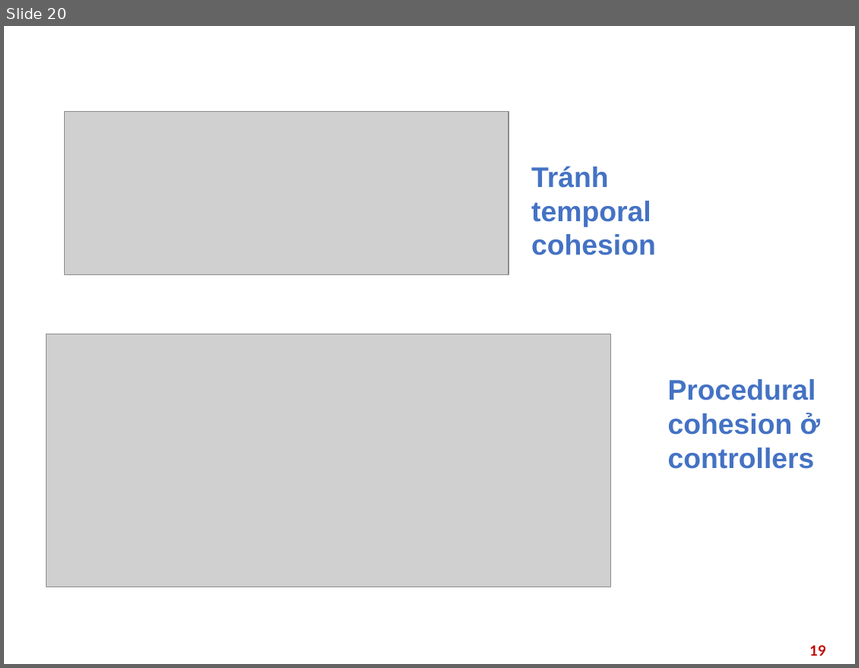
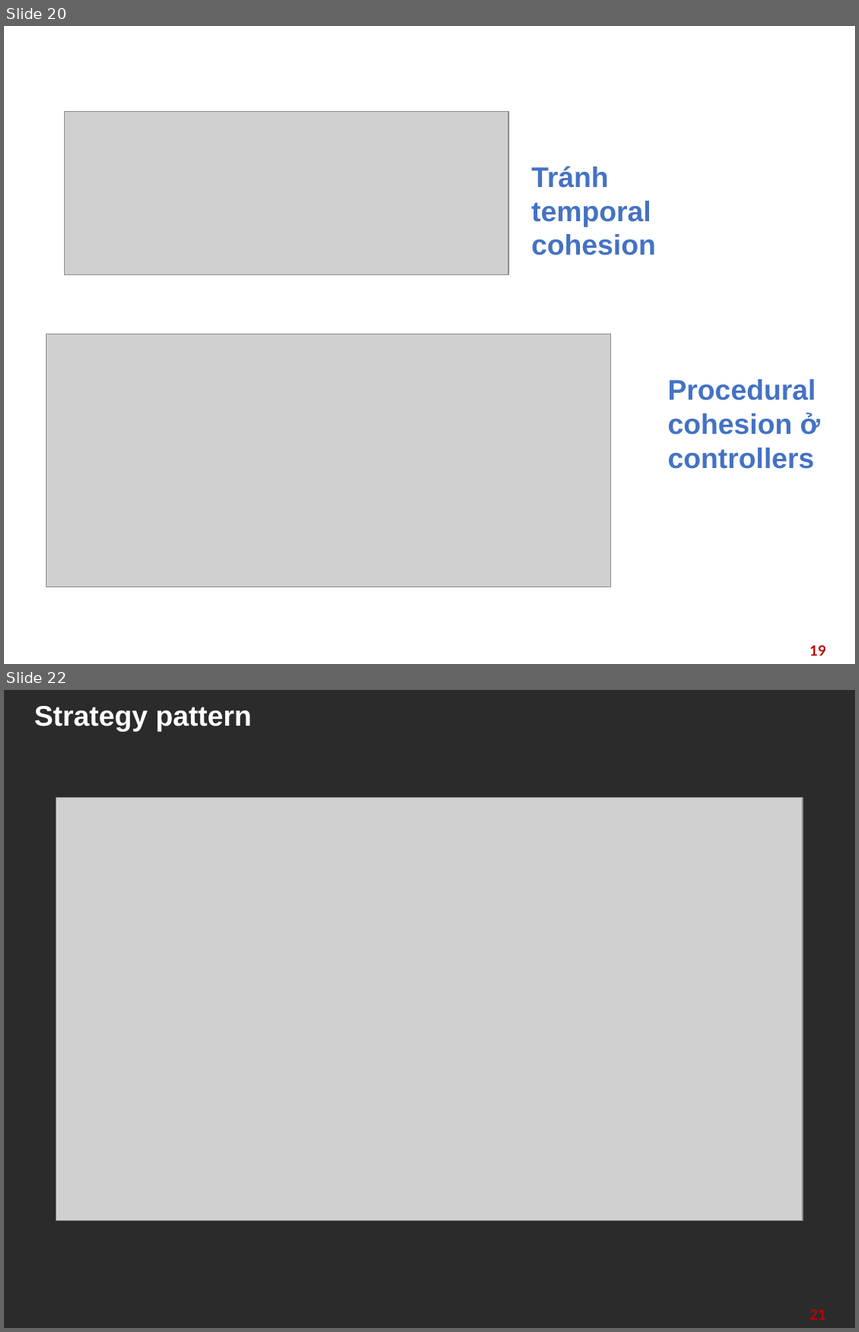
Before and after one commit to Tahuubinh/Capstone_TKXDPM.20221_Group-7-, a slide deck: Report/Báo cáo bài tập lớn.pptx. Shown one above the other, each under a label of ours: slide 20 before the commit, slides 20 and 22 after it; the slides between them are not shown. The pictures are 859x668 and 859x1332 pixels, drawn with LibreOffice and Linux fonts; fonts in the diff are those of the drawing; grey boxes stand for pictures; background and template pictures are left out; a plain dark background stands for a picture behind light text. Boxes give left, top, right and bottom in pixels: in the first picture for what was removed or moved away, otherwise in the second. Text is boxed around its words. In the diff, an @@ line names an element or a change of style, - is before the commit and + after.

Commit message:
add design pattern

```diff
--- a/Report/Báo cáo bài tập lớn.pptx
+++ b/Report/Báo cáo bài tập lớn.pptx
@@ slide 22 added at <box>4,690,855,1328</box>, background picture (left out) @@
@@ title added at <box>34,706,252,732</box>, 24 pt, text #FFFFFF, bold @@
+Strategy pattern
@@ picture added at <box>56,797,804,1221</box> @@
@@ page number added at <box>810,1309,826,1320</box>, 12 pt, text #C00000, bold @@
+21
```
Also in this commit, not shown: 2 slides changed, 3 other slides added, 4 other files.
